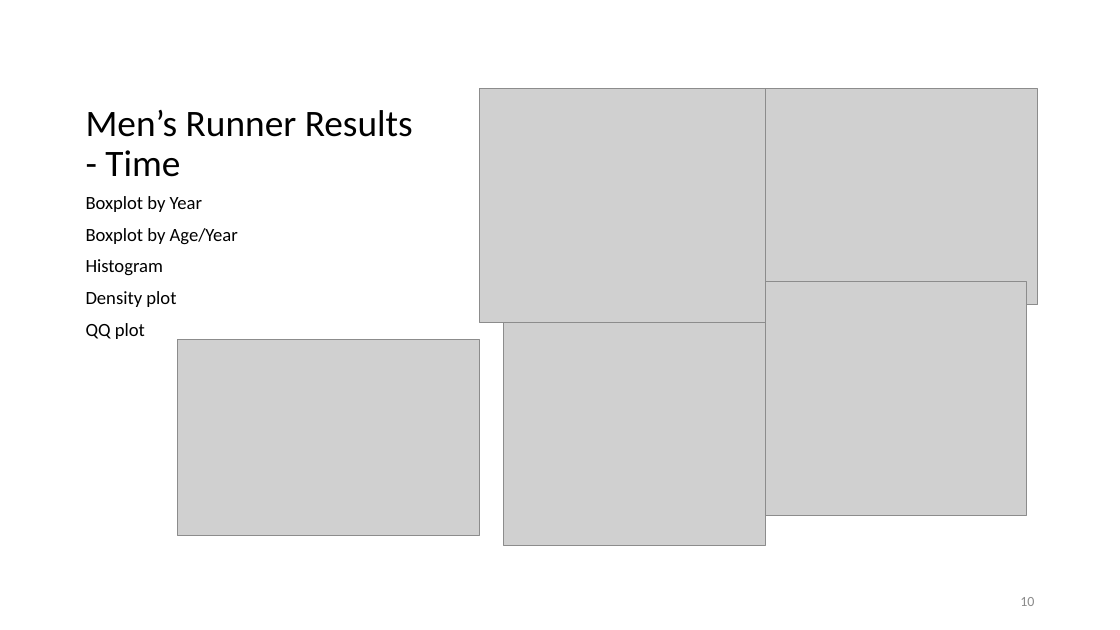
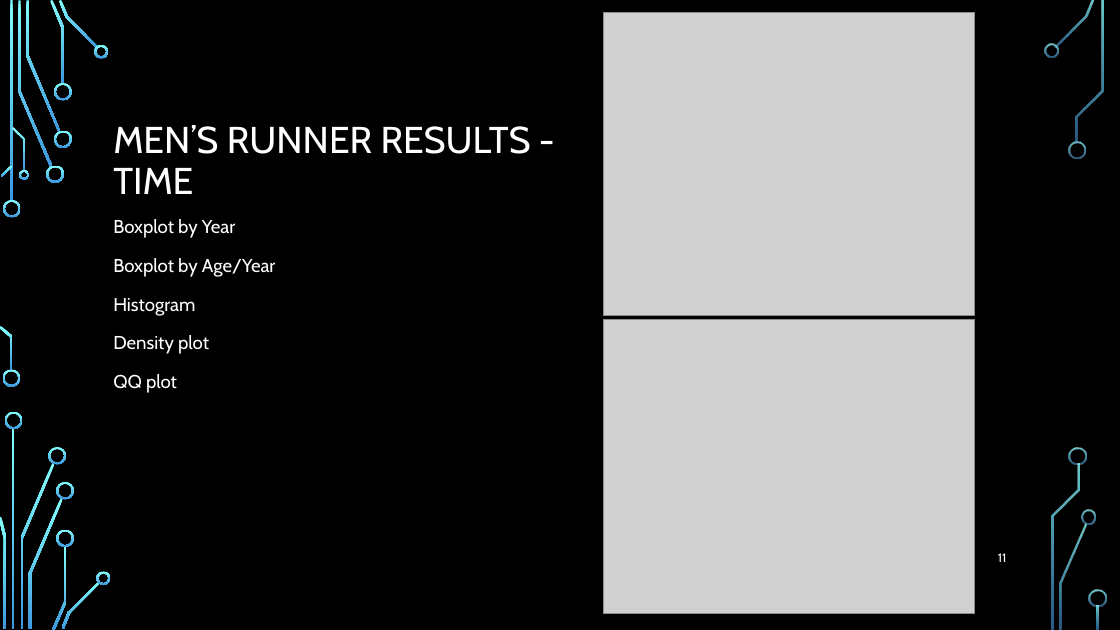
Before and after one commit to elkinst65/QTW_08, a slide deck: slide 11 of infographic.pptx (slide 10 before the commit). Drawn at 1120x630 pixels with LibreOffice and Linux fonts; fonts in the diff are those of the drawing; grey boxes stand for pictures; background and template pictures are left out. Boxes give left, top, right and bottom in pixels: in the first picture for what was removed or moved away, otherwise in the second. Text is boxed around its words. In the diff, an @@ line names an element or a change of style, - is before the commit and + after.

Commit message:
Added background. Will need to organize

```diff
--- a/infographic.pptx
+++ b/infographic.pptx
@@ background #FFFFFF to picture (left out) @@
@@ picture: place and size @@
-picture at [480,89,766,323]
+picture at [603,13,975,315]
@@ title at [113,125,531,194]: text changed; font Calibri to Cabin; text colour #000000 to #FFFFFF @@
-Men’s Runner Results - Time
+MEN’S RUNNER RESULTS - TIME
@@ text "Boxplot by Year": place and size @@
-text "Boxplot by Year" at [86,196,238,339]
+text "Boxplot by Year" at [113,219,276,393]
@@ text "Boxplot by Year" at [113,219,276,393]: font Calibri to Cabin, text colour #000000 to #FFFFFF; line spacing 0.9 to 1.2 @@
@@ picture removed at [766,281,1027,515] @@
@@ picture removed at [504,323,766,545] @@
@@ picture: place and size @@
-picture at [766,89,1038,305]
+picture at [603,319,975,613]
@@ picture removed at [178,339,480,535] @@
@@ page number added at [998,553,1007,562], 10.5 pt, text #FFFFFF @@
+11
@@ page number removed at [1020,597,1034,606] @@
-10
@@ group added at [0,0,1107,630]: 33 freeform shapes, 3 rectangles @@
```
Also in this commit, not shown: 16 other slides changed, 2 slides added.
